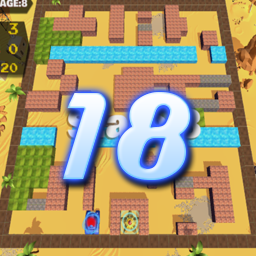
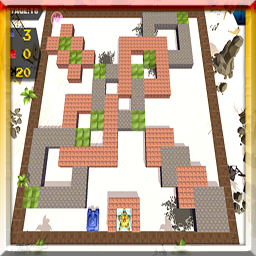
Two versions of the same layered image (256 × 256). Layer-by-layer changes:
removed layer "18" over (x1=62, y1=92, x2=191, y2=180)
added layer "Layer 4" above "Layer 8" over (x1=0, y1=0, x2=256, y2=256)
painted on "Layer 8" over (x1=0, y1=0, x2=256, y2=256)
